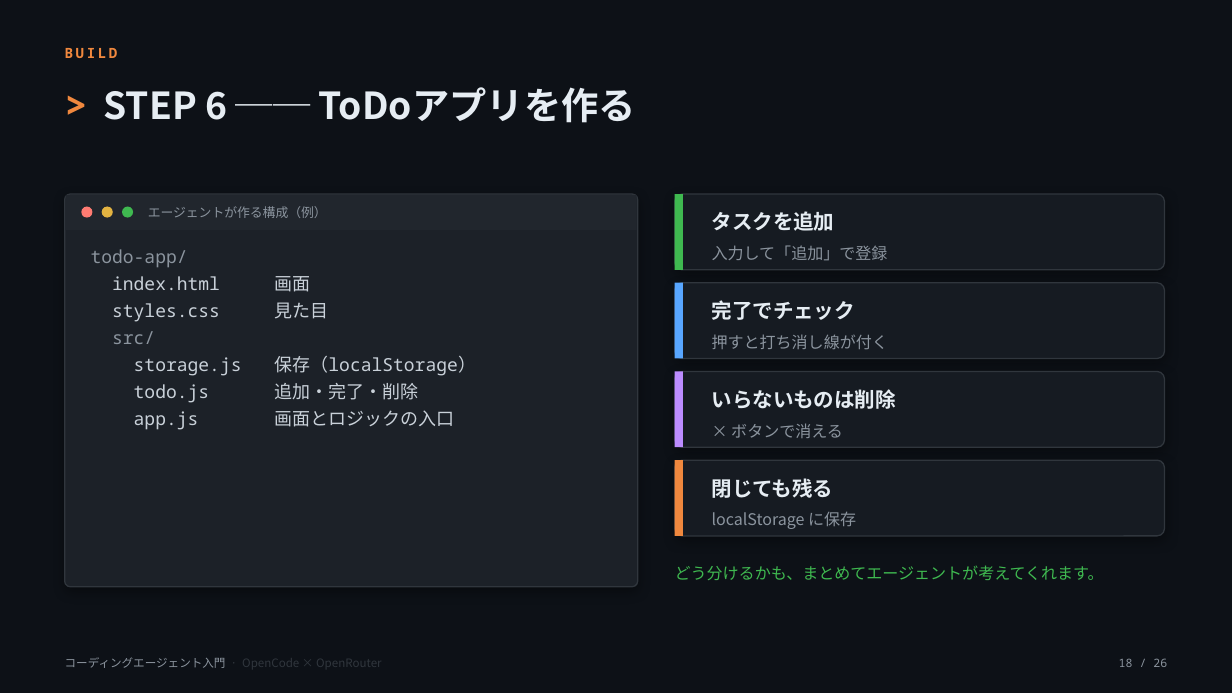
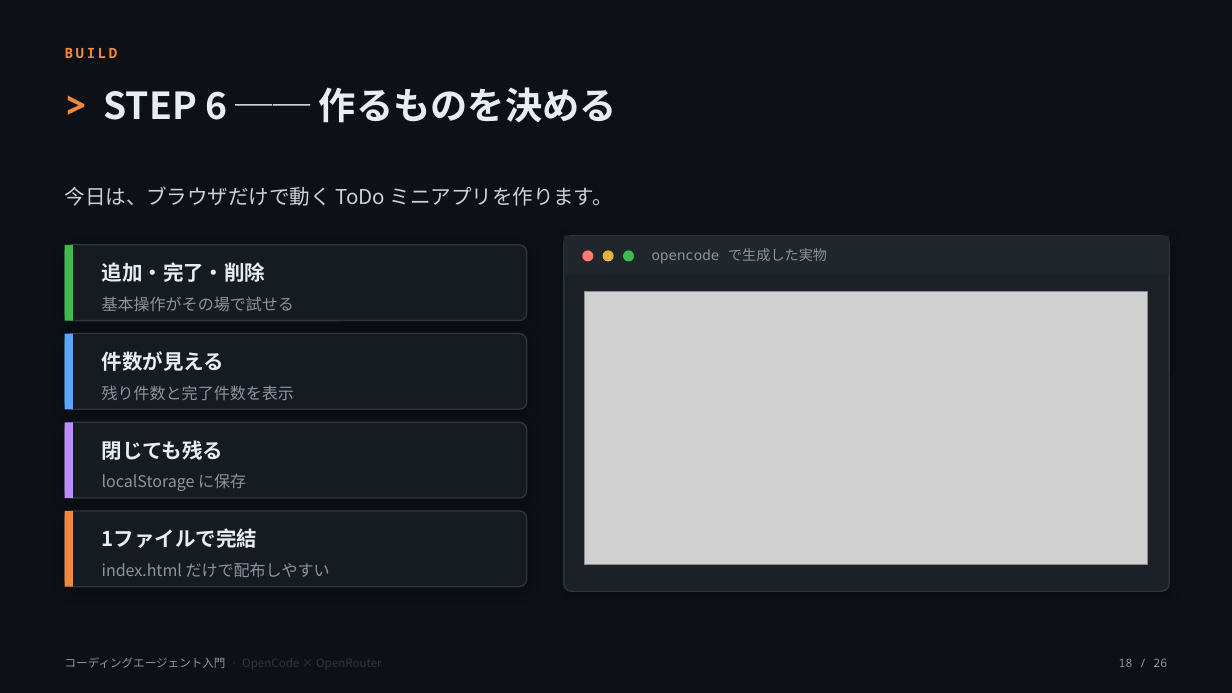
Before and after one commit to OJII3/opencode_openrouter_free_example, a slide deck: slide 18 of slides/seminar.pptx. Drawn at 1232x693 pixels with LibreOffice and Linux fonts; fonts in the diff are those of the drawing; grey boxes stand for pictures. Boxes give left, top, right and bottom in pixels: in the first picture for what was removed or moved away, otherwise in the second. Text is boxed around its words. In the diff, an @@ line names an element or a change of style, - is before the commit and + after.

```diff
--- a/slides/seminar.pptx
+++ b/slides/seminar.pptx
@@ text at (x1=104, y1=87, x2=617, y2=123): text changed @@
-STEP 6 ── ToDoアプリを作る
+STEP 6 ── 作るものを決める
@@ text added at (x1=65, y1=186, x2=613, y2=206), 16 pt, text #C9D1D9 @@
+今日は、ブラウザだけで動く ToDo ミニアプリを作ります。
@@ text removed at (x1=148, y1=206, x2=327, y2=218) @@
-エージェントが作る構成（例）
@@ rounded rectangle resized from (x1=65, y1=194, x2=638, y2=587) to (x1=564, y1=236, x2=1169, y2=592) @@
@@ rounded rectangle at (x1=564, y1=236, x2=1169, y2=592): proportions changed @@
@@ rectangle resized from (x1=66, y1=195, x2=637, y2=230) to (x1=564, y1=236, x2=1169, y2=274) @@
@@ text removed at (x1=712, y1=211, x2=835, y2=231) @@
-タスクを追加
@@ rounded rectangle resized from (x1=675, y1=194, x2=1165, y2=270) to (x1=65, y1=245, x2=527, y2=321) @@
@@ text removed at (x1=91, y1=249, x2=476, y2=430) @@
-todo-app/
-index.html 画面
-styles.css 見た目
-src/
-storage.js 保存（localStorage）
-todo.js 追加・完了・削除
-app.js 画面とロジックの入口
@@ text added at (x1=102, y1=262, x2=266, y2=282), 16 pt, text #E6EDF3, bold @@
+追加・完了・削除
@@ 3 ellipses moved together from (x1=81, y1=206, x2=133, y2=217) to (x1=582, y1=250, x2=634, y2=262) @@
@@ text added at (x1=652, y1=248, x2=827, y2=263), 11 pt, text #8B949E @@
+opencode で生成した実物
@@ text removed at (x1=712, y1=245, x2=888, y2=261) @@
-入力して「追加」で登録
@@ text added at (x1=102, y1=296, x2=294, y2=311), 12.5 pt, text #8B949E @@
+基本操作がその場で試せる
@@ picture added at (x1=584, y1=292, x2=1148, y2=565) @@
@@ text removed at (x1=712, y1=300, x2=855, y2=320) @@
-完了でチェック
@@ rounded rectangle resized from (x1=675, y1=283, x2=1165, y2=359) to (x1=65, y1=334, x2=527, y2=409) @@
@@ text added at (x1=102, y1=351, x2=224, y2=371), 16 pt, text #E6EDF3, bold @@
+件数が見える
@@ text removed at (x1=712, y1=334, x2=888, y2=349) @@
-押すと打ち消し線が付く
@@ text added at (x1=102, y1=385, x2=294, y2=400), 12.5 pt, text #8B949E @@
+残り件数と完了件数を表示
@@ text removed at (x1=712, y1=389, x2=896, y2=409) @@
-いらないものは削除
@@ rounded rectangle resized from (x1=675, y1=372, x2=1165, y2=447) to (x1=65, y1=422, x2=527, y2=498) @@
@@ text "閉じても残る" moved from (x1=712, y1=478, x2=834, y2=498) to (x1=102, y1=440, x2=224, y2=460) @@
@@ text removed at (x1=731, y1=423, x2=843, y2=438) @@
-× ボタンで消える
@@ text "localStorage に保存" moved from (x1=712, y1=511, x2=856, y2=529) to (x1=102, y1=473, x2=246, y2=491) @@
@@ 4 rectangles moved together from (x1=675, y1=194, x2=683, y2=536) to (x1=65, y1=245, x2=73, y2=587) @@
@@ rounded rectangle resized from (x1=675, y1=460, x2=1165, y2=536) to (x1=65, y1=511, x2=527, y2=587) @@
@@ text added at (x1=102, y1=528, x2=257, y2=548), 16 pt, text #E6EDF3, bold @@
+1ファイルで完結
@@ text added at (x1=102, y1=562, x2=330, y2=577), 12.5 pt, text #8B949E @@
+index.html だけで配布しやすい
@@ text removed at (x1=675, y1=565, x2=1104, y2=580) @@
-どう分けるかも、まとめてエージェントが考えてくれます。
```
Also in this commit, not shown: 5 other slides changed, 3 other files.
